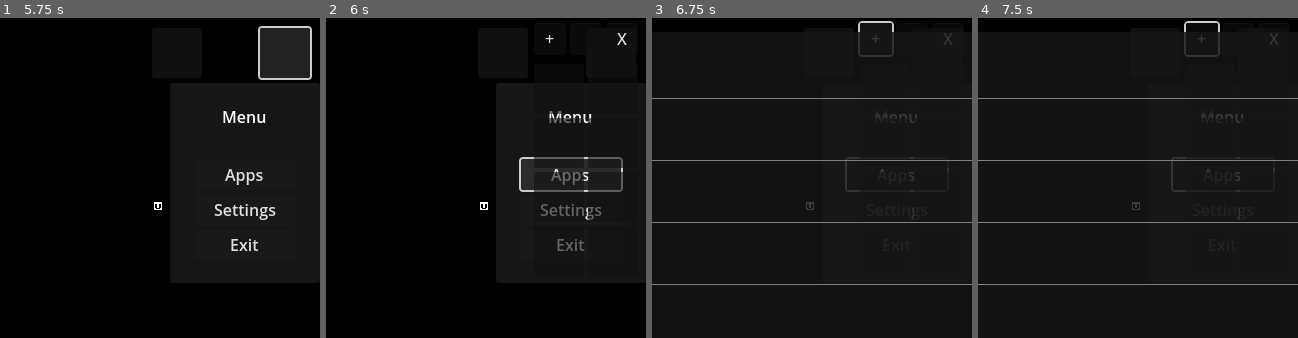
Above: before the commit, frames 1-4 (left to right).
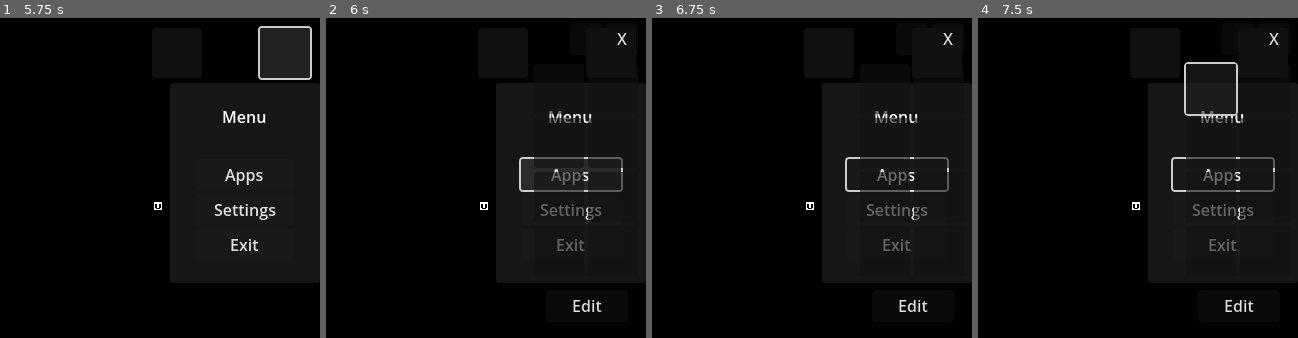
Above: after the commit, the same moments.

Repository: TaN-404/Orbit
Game: Godot game, scene res://scenes/main.tscn
Same seed, same stepped clock (60 frames per second), same inputs: the game is played once before the commit and once after it.
Inputs (mouse positions are in pixels of both pictures, inside the frame that each line leads up to):
- Up to frame 1 (5.75 s): click (176, 53) at 0.5 s; click (230, 53) at 1.25 s; click (176, 53) at 2 s; click (230, 53) at 2.75 s; click (176, 53) at 3.5 s; click (230, 53) at 4.25 s; click (284, 53) at 5 s
- Up to frame 2 (6 s): click "Apps" at 5.75 s
- Up to frame 3 (6.75 s): click (876, 40) at 6.5 s, where only the run before the commit has a clickable "+"
- Up to frame 4 (7.5 s): click (1211, 88) at 7.27 s

Frame 1 is identical in both runs. In frame 2, 0.2% of the frame differs, in the area x 68-87%, y 5-92%; in frame 3, 3.2%; in frame 4, 3.6%, in the area x 0-100%, y 0-92%.

Commit message:
app_list/app_exec_added

Diff:
--- a/project.godot
+++ b/project.godot
@@ -20,6 +20,7 @@
 SpeechListener="*res://scripts/SpeechListener.gd"
 CommandManager="*res://scripts/CommandManager.gd"
 GameManager="*res://scripts/GameManager.gd"
+AppManager="*res://scripts/AppManager.gd"
 
 [display]
 
--- /dev/null
+++ b/resources/quick_menu_btn_grp.tres
@@ -0,0 +1,3 @@
+[gd_resource type="ButtonGroup" format=3 uid="uid://dw8qeyjoil5ae"]
+
+[resource]
--- a/scenes/app_menu.tscn
+++ b/scenes/app_menu.tscn
@@ -1,17 +1,18 @@
-[gd_scene load_steps=2 format=3 uid="uid://c73sdfceperq4"]
+[gd_scene load_steps=3 format=3 uid="uid://c73sdfceperq4"]
 
-[ext_resource type="Script" path="res://scripts/quick_menu.gd" id="1_nwerr"]
+[ext_resource type="Script" path="res://scripts/app_menu.gd" id="1_nwerr"]
+[ext_resource type="Script" path="res://scripts/am-buttons.gd" id="2_u80kt"]
 
 [node name="AppMenu" type="Window"]
 position = Vector2i(0, 36)
-size = Vector2i(120, 270)
+size = Vector2i(120, 312)
 script = ExtResource("1_nwerr")
 
 [node name="Amenu" type="Control" parent="."]
 layout_mode = 3
 anchors_preset = 0
-offset_right = 40.0
-offset_bottom = 40.0
+offset_right = 120.0
+offset_bottom = 270.0
 
 [node name="VBoxContainer" type="VBoxContainer" parent="Amenu"]
 layout_mode = 0
@@ -28,6 +29,7 @@
 size_flags_horizontal = 8
 
 [node name="AddApps" type="Button" parent="Amenu/VBoxContainer/MarginContainer2/HBoxContainer"]
+visible = false
 custom_minimum_size = Vector2(32, 32)
 layout_mode = 2
 text = "+"
@@ -52,40 +54,55 @@
 [node name="GridContainer" type="GridContainer" parent="Amenu/VBoxContainer/MarginContainer"]
 layout_mode = 2
 columns = 2
+script = ExtResource("2_u80kt")
 
-[node name="Button" type="Button" parent="Amenu/VBoxContainer/MarginContainer/GridContainer"]
+[node name="App1" type="Button" parent="Amenu/VBoxContainer/MarginContainer/GridContainer"]
 custom_minimum_size = Vector2(50, 50)
 layout_mode = 2
 
-[node name="Button2" type="Button" parent="Amenu/VBoxContainer/MarginContainer/GridContainer"]
+[node name="App2" type="Button" parent="Amenu/VBoxContainer/MarginContainer/GridContainer"]
 custom_minimum_size = Vector2(50, 50)
 layout_mode = 2
 
-[node name="Button3" type="Button" parent="Amenu/VBoxContainer/MarginContainer/GridContainer"]
+[node name="App3" type="Button" parent="Amenu/VBoxContainer/MarginContainer/GridContainer"]
 custom_minimum_size = Vector2(50, 50)
 layout_mode = 2
 
-[node name="Button4" type="Button" parent="Amenu/VBoxContainer/MarginContainer/GridContainer"]
+[node name="App4" type="Button" parent="Amenu/VBoxContainer/MarginContainer/GridContainer"]
 custom_minimum_size = Vector2(50, 50)
 layout_mode = 2
 
-[node name="Button5" type="Button" parent="Amenu/VBoxContainer/MarginContainer/GridContainer"]
+[node name="App5" type="Button" parent="Amenu/VBoxContainer/MarginContainer/GridContainer"]
 custom_minimum_size = Vector2(50, 50)
 layout_mode = 2
 
-[node name="Button6" type="Button" parent="Amenu/VBoxContainer/MarginContainer/GridContainer"]
+[node name="App6" type="Button" parent="Amenu/VBoxContainer/MarginContainer/GridContainer"]
 custom_minimum_size = Vector2(50, 50)
 layout_mode = 2
 
-[node name="Button7" type="Button" parent="Amenu/VBoxContainer/MarginContainer/GridContainer"]
+[node name="App7" type="Button" parent="Amenu/VBoxContainer/MarginContainer/GridContainer"]
 custom_minimum_size = Vector2(50, 50)
 layout_mode = 2
 
-[node name="Button8" type="Button" parent="Amenu/VBoxContainer/MarginContainer/GridContainer"]
+[node name="App8" type="Button" parent="Amenu/VBoxContainer/MarginContainer/GridContainer"]
 custom_minimum_size = Vector2(50, 50)
 layout_mode = 2
+
+[node name="MarginContainer3" type="MarginContainer" parent="Amenu/VBoxContainer"]
+layout_mode = 2
+theme_override_constants/margin_left = 20
+theme_override_constants/margin_right = 20
+theme_override_constants/margin_bottom = 10
+
+[node name="Edit" type="Button" parent="Amenu/VBoxContainer/MarginContainer3"]
+custom_minimum_size = Vector2(50, 32)
+layout_mode = 2
+toggle_mode = true
+text = "Edit
+"
 
 [connection signal="pressed" from="Amenu/VBoxContainer/MarginContainer2/HBoxContainer/AddApps" to="." method="_on_add_apps_pressed"]
 [connection signal="button_down" from="Amenu/VBoxContainer/MarginContainer2/HBoxContainer/Move" to="." method="_on_move_button_down"]
 [connection signal="button_up" from="Amenu/VBoxContainer/MarginContainer2/HBoxContainer/Move" to="." method="_on_move_button_up"]
 [connection signal="pressed" from="Amenu/VBoxContainer/MarginContainer2/HBoxContainer/Exit" to="." method="_on_exit_pressed"]
+[connection signal="pressed" from="Amenu/VBoxContainer/MarginContainer3/Edit" to="Amenu/VBoxContainer/MarginContainer/GridContainer" method="_on_edit_pressed"]
--- /dev/null
+++ b/scripts/AppManager.gd
@@ -0,0 +1,112 @@
+extends Node
+
+const APP_CONFIG_PATH = "user://app_menu.cfg"
+var button_dictionary = {}
+# Called when the node enters the scene tree for the first time.
+func _ready() -> void:
+	initialize_buttons()
+	load_apps()
+	print(button_dictionary)
+
+
+# Called every frame. 'delta' is the elapsed time since the previous frame.
+func _process(delta: float) -> void:
+	#for button_name in button_dictionary:
+		#var button_data = button_dictionary[button_name]
+		#print(button_data)
+	pass
+
+func initialize_buttons():
+	# Clear existing dictionary
+	button_dictionary.clear()
+
+	# Add all 8 buttons with default values
+	for i in range(1, 9):
+		var button_name = "App%d" % i
+		button_dictionary[button_name] = {
+			"exe_path": "",
+			"exe_icon": ""
+		}
+
+
+
+
+
+
+func save_apps():
+	var config = ConfigFile.new()
+
+	# Save each button's data under its own section
+	for button_name in button_dictionary:
+		var button_data = button_dictionary[button_name]
+		config.set_value(button_name, "exe_path", button_data["exe_path"])
+		config.set_value(button_name, "exe_icon", button_data["exe_icon"])
+
+	if config.save(APP_CONFIG_PATH) != OK:
+		push_error("Failed to save button data")
+	else:
+		print("All buttons saved successfully")
+	print(config)
+
+
+
+func update_button(button_name: String, exe_path: String, exe_icon: String):
+	if button_name in button_dictionary:
+		button_dictionary[button_name]["exe_path"] = exe_path
+		button_dictionary[button_name]["exe_icon"] = exe_icon
+		save_apps()
+	else:
+		push_error("Button %s not found" % button_name)
+
+
+func update_icon(button: Button, icon: String):
+	if FileAccess.file_exists(icon):
+		var tex = load(icon)
+		if tex and tex is Texture2D:
+			var image = tex.get_image()
+			if image:
+				image.resize(40, 40, Image.INTERPOLATE_LANCZOS)
+				var scaled_tex = ImageTexture.create_from_image(image)
+				button.icon = scaled_tex
+			else:
+				print("❌ Failed to get image from texture:", icon)
+		else:
+			print("❌ Failed to load valid texture:", icon)
+	else:
+		print("⚠️ Icon file not found:", icon)
+
+
+
+
+
+func load_apps() :
+	var config = ConfigFile.new()
+
+
+	if config.load(APP_CONFIG_PATH) != OK:
+		print("No saved button data found, using defaults")
+		#initialize_buttons()
+		return
+
+	# Load each button that exists in the config
+	for button_name in config.get_sections():
+		if button_name.begins_with("App"):  # "ButtonX"
+			button_dictionary[button_name] = {
+				"exe_path": config.get_value(button_name, "exe_path", ""),
+				"exe_icon": config.get_value(button_name, "exe_icon", "")
+			}
+
+	# Ensure all 8 buttons exist (in case config was incomplete)
+	#for i in range(1, 9):
+		#var button_name = "Button%d" % i
+		#if not button_name in button_dictionary:
+			#button_dictionary[button_name] = {"exe_path": "", "exe_icon": ""}
+
+
+
+func open_app(exe_path):
+	if OS.has_feature("windows"):
+		var args = []
+		var output = OS.execute_with_pipe(exe_path,args)   ### ths function is new to godot 4.3 and 4.4 and is not available in lower versions ###
+		var process_id = output["pid"]
+		return process_id
--- a/scripts/GameManager.gd
+++ b/scripts/GameManager.gd
@@ -4,7 +4,8 @@
 var settings_active = false
 var sticky_notes_active = false
 
-
+"""QM FLAGS"""
+var am_edit = false
 # Called when the node enters the scene tree for the first time.
 func _ready() -> void:
 	pass # Replace with function body.
--- /dev/null
+++ b/scripts/am-buttons.gd
@@ -0,0 +1,49 @@
+extends GridContainer
+
+func _ready():
+	# Connect all buttons' pressed signals to one handler
+	for child in get_children():
+		if child is Button:
+			var icon = AppManager.button_dictionary[child.name]["exe_icon"]
+			if FileAccess.file_exists(icon):
+				var tex = load(icon)
+				if tex and tex is Texture2D:
+					var image = tex.get_image()
+					if image:
+						image.resize(40, 40, Image.INTERPOLATE_LANCZOS)
+						var scaled_tex = ImageTexture.create_from_image(image)
+						child.icon = scaled_tex
+					else:
+						print("❌ Failed to get image from texture:", icon)
+				else:
+					print("❌ Failed to load valid texture:", icon)
+			else:
+				print("⚠️ Icon file not found:", icon)
+			child.pressed.connect(_on_button_pressed.bind(child.name, child))
+
+func _on_button_pressed(button_name, button):
+	if GameManager.am_edit:
+		var AppWindow = preload("res://scenes/app_list_window.tscn")  # Adjust path if needed
+		var applist_instance = AppWindow.instantiate()
+		get_tree().root.add_child(applist_instance)
+		applist_instance.visible = true
+
+		applist_instance.app_list.app_selected.connect(func(name, path, icon):
+			print("Selected:", name, path, icon)
+
+			AppManager.update_button(button_name,path,icon)
+			AppManager.update_icon(button, icon)
+
+		)
+
+
+	else:
+		var exe_path = AppManager.button_dictionary[button_name]["exe_path"]
+		var process_id = AppManager.open_app(exe_path)
+		print(AppManager.button_dictionary[button_name])
+		print("Button pressed;", button_name)
+
+
+
+func _on_edit_pressed() -> void:
+	GameManager.am_edit = !GameManager.am_edit
--- a/scripts/app_list.gd
+++ b/scripts/app_list.gd
@@ -1,6 +1,8 @@
 extends Control
 
 signal app_selected(app_name: String, app_path: String, icon_path: String)
+@onready var app_list_window: Window = $"../../.."
+
 
 var app_list = {}
 const BASE_PATH := "res://bin/"
@@ -55,11 +57,12 @@
 
 		# -- Add Button
 		var add_button = Button.new()
+		#add_button.icon.get_image()
 		add_button.text = "Add"
 		add_button.custom_minimum_size = Vector2(50,50)
 		add_button.pressed.connect(func():
 			emit_signal("app_selected", app_name, app_info["path"], icon_path)
-			hide()
+			app_list_window.queue_free()
 		)
 		hbox.add_child(add_button)
 
--- a/scripts/app_list_window.gd
+++ b/scripts/app_list_window.gd
@@ -1,6 +1,7 @@
 extends Window
 
 @onready var _app_list_window : Window = get_window()
+@onready var app_list: Control = $MarginContainer/VBoxContainer/AppList
 
 var dragging = false
 var drag_offset := Vector2.ZERO
--- a/scripts/quick_menu.gd
+++ b/scripts/app_menu.gd
@@ -15,7 +15,7 @@
 	_menu_window.transparent = true
 	_menu_window.transparent_bg = true
 
-	_menu_window.size = Vector2(120, 270)
+	_menu_window.size = Vector2(120, 312)
 
 
 # Called every frame. 'delta' is the elapsed time since the previous frame.
@@ -44,6 +44,10 @@
 	var applist_instance = AppWindow.instantiate()
 	get_tree().root.add_child(applist_instance)
 	applist_instance.visible = true
+
+	applist_instance.app_list.app_selected.connect(func(name, path, icon):
+		print("Selected:", name, path, icon)
+	)
 	#var tab_name = "App"
 	#await settings_instance.ready
 	#settings_instance.open_tab(tab_name)
